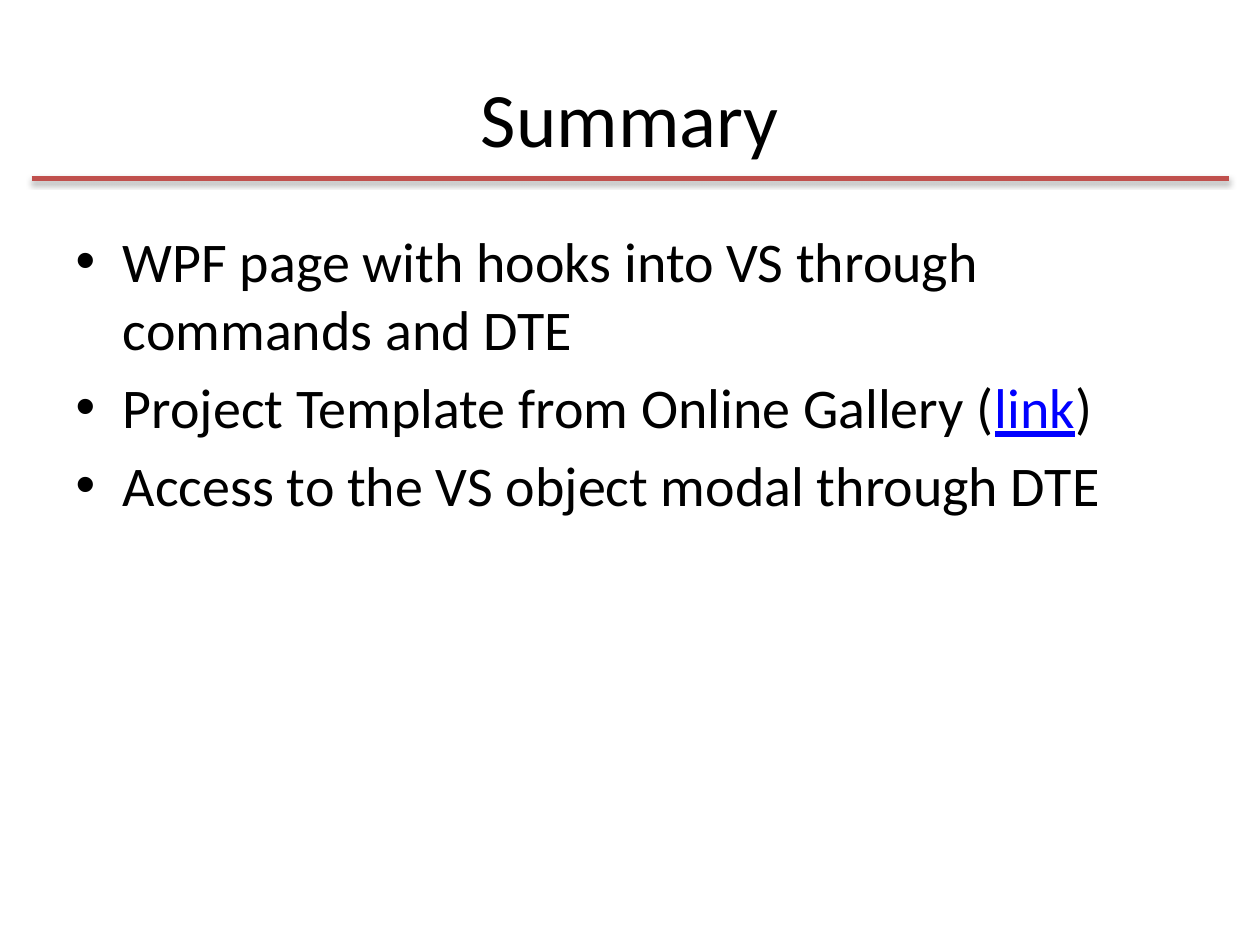
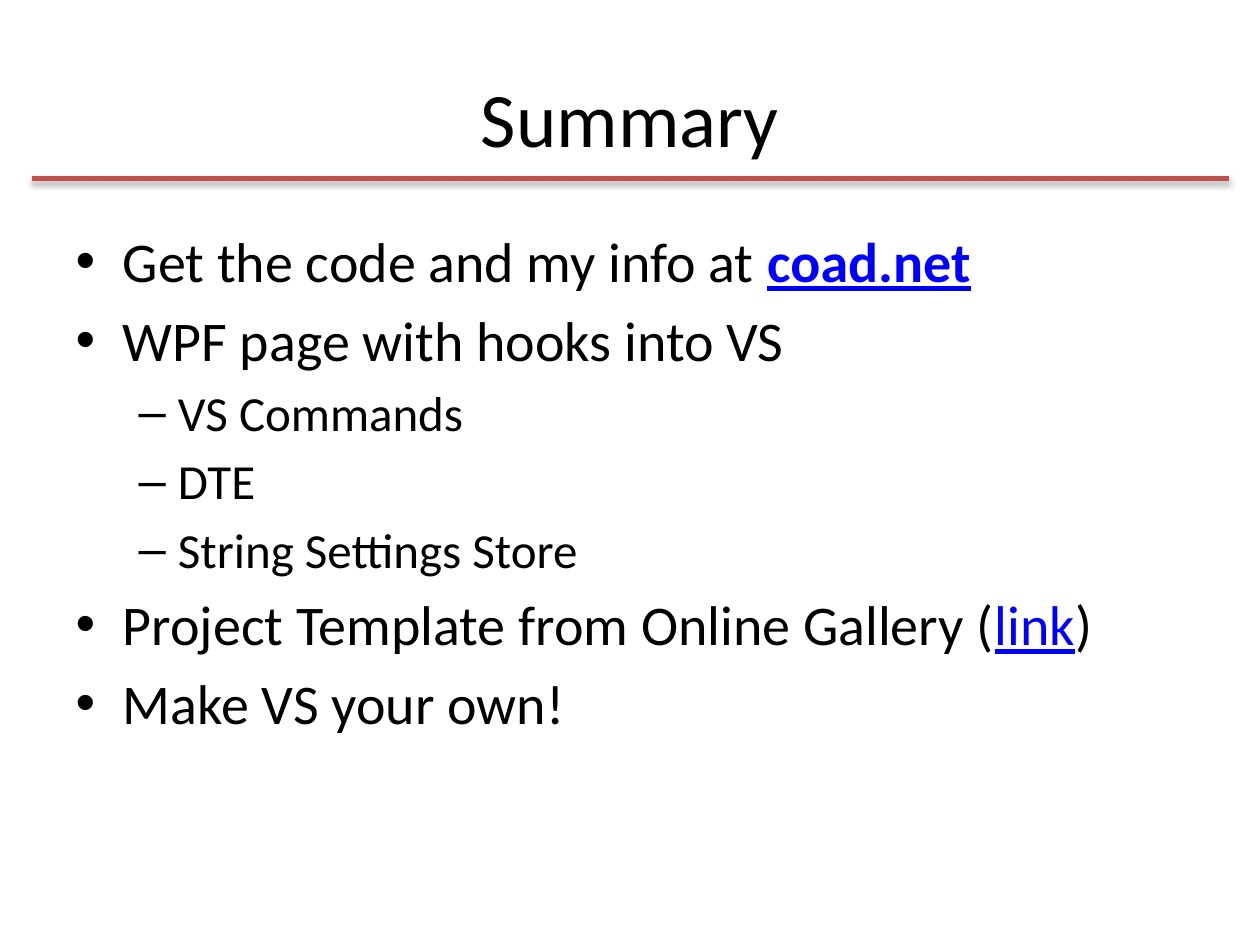
Before and after one commit to noahcoad/Customize-Visual-Studio-Start-Page, a slide deck: slide 6 of Customizing the Visual Studio Start Page.pptx (slide 4 before the commit). Drawn at 1260x945 pixels with LibreOffice and Linux fonts; fonts in the diff are those of the drawing. Boxes give left, top, right and bottom in pixels: in the first picture for what was removed or moved away, otherwise in the second. Text is boxed around its words. In the diff, an @@ line names an element or a change of style, - is before the commit and + after.

```diff
--- a/Customizing the Visual Studio Start Page.pptx
+++ b/Customizing the Visual Studio Start Page.pptx
@@ text at box(123, 242, 970, 577): text changed @@
-• WPF page with hooks into VS through commands and DTE
+• Get the code and my info at coad.net
+• WPF page with hooks into VS
+  – VS Commands
+  – DTE
+  – String Settings Store
@@ text at box(123, 685, 565, 733): text changed @@
-• Access to the VS object modal through DTE
+• Make VS your own!
```
Also in this commit, not shown: 1 other slide changed, 2 slides added, 23 other files.
